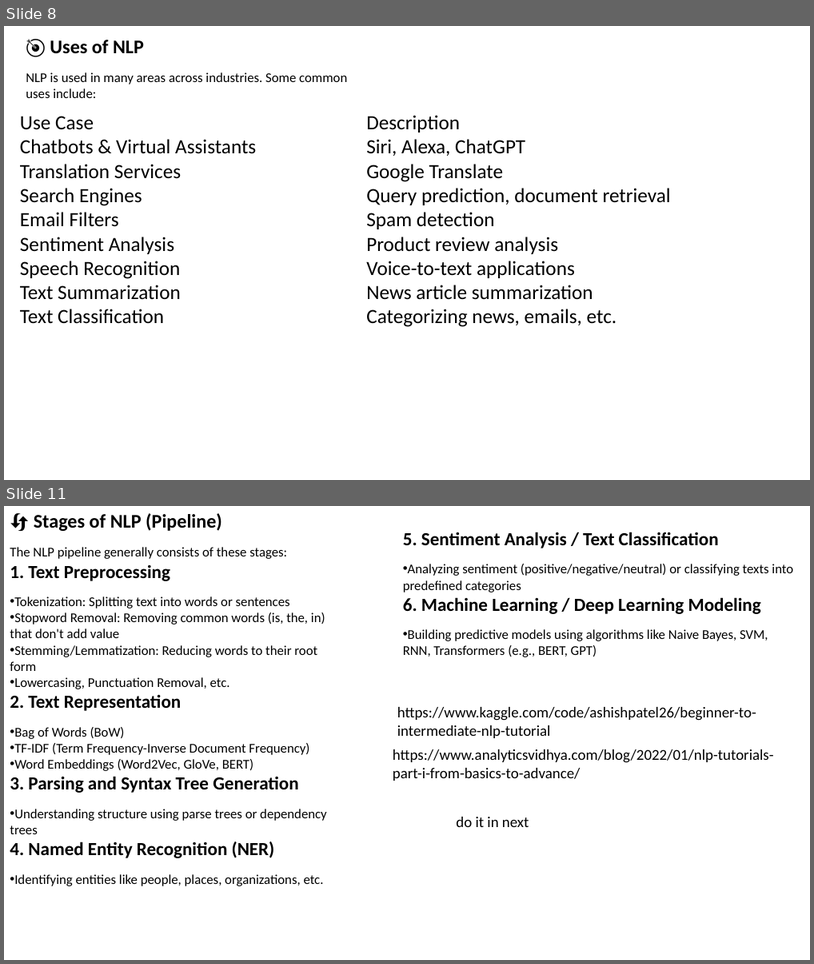
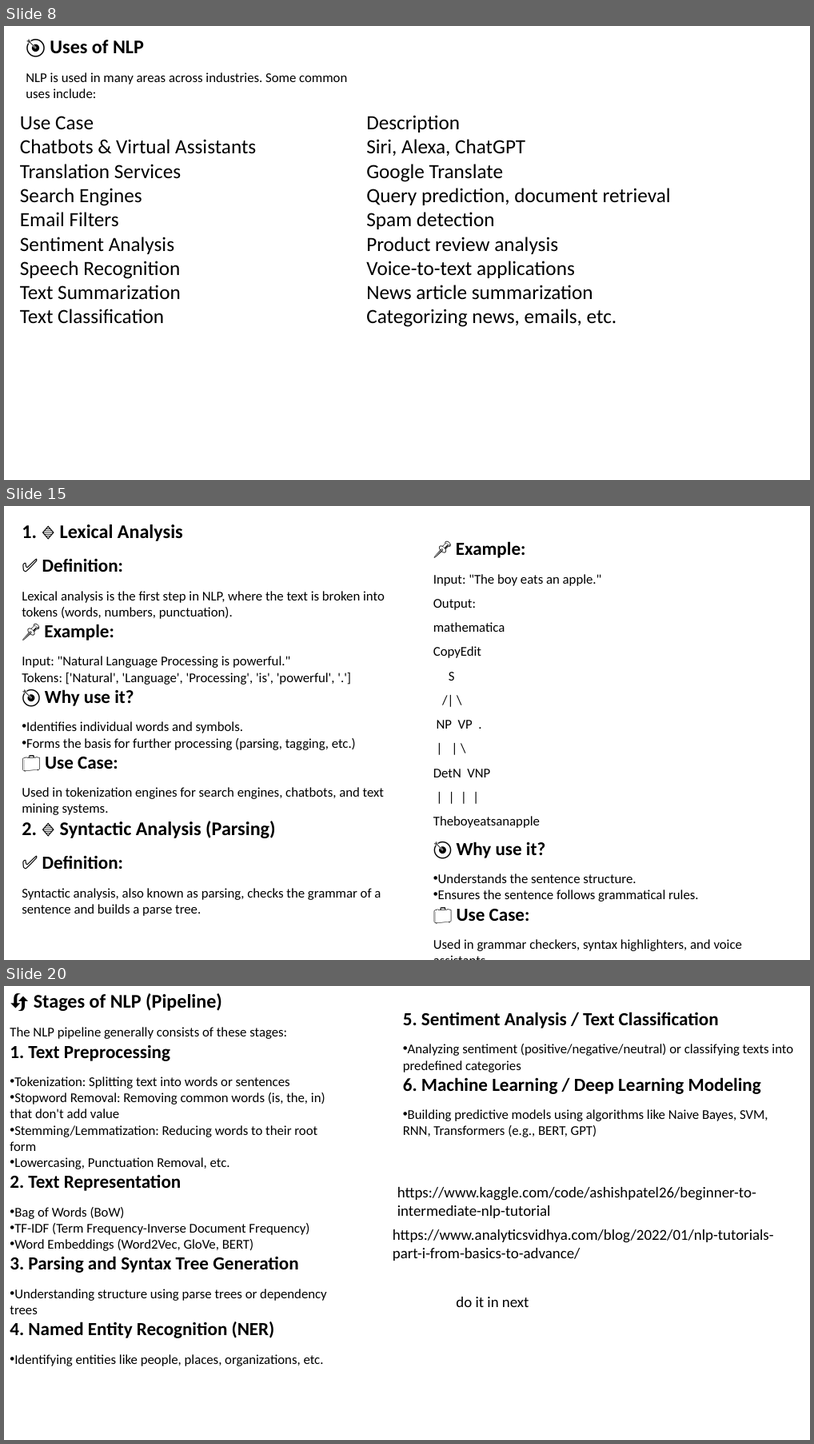
Before and after one commit to shahil04/ds_materials, a slide deck: 9.Deep_learning/class_11.0_NLP_text_preprocessing_.pptx. Shown one above the other, each under a label of ours: slides 8 and 11 before the commit, slides 8, 15 and 20 after it; the slides between them are not shown. The pictures are 814x964 and 814x1444 pixels, drawn with LibreOffice and Linux fonts; fonts in the diff are those of the drawing. Boxes give left, top, right and bottom in pixels: in the first picture for what was removed or moved away, otherwise in the second. Text is boxed around its words. In the diff, an @@ line names an element or a change of style, - is before the commit and + after.

```diff
--- a/9.Deep_learning/class_11.0_NLP_text_preprocessing_.pptx
+++ b/9.Deep_learning/class_11.0_NLP_text_preprocessing_.pptx
@@ slide 15 added at [4,506,810,960], background #FFFFFF @@
@@ text added at [22,524,385,916], 16 pt, text #000000 @@
+1. 🔹 Lexical Analysis
+✅ Definition:
+Lexical analysis is the first step in NLP, where the text is broken into tokens (words, numbers, punctuation).
+📌 Example:
+Input: "Natural Language Processing is powerful."
+Tokens: ['Natural', 'Language', 'Processing', 'is', 'powerful', '.']
+🎯 Why use it?
+• Identifies individual words and symbols.
+• Forms the basis for further processing (parsing, tagging, etc.)
+💼 Use Case:
+Used in tokenization engines for search engines, chatbots, and text mining systems.
+2. 🔹 Syntactic Analysis (Parsing)
+✅ Definition:
+Syntactic analysis, also known as parsing, checks the grammar of a sentence and builds a parse tree.
@@ text added at [434,541,743,951], 16 pt, text #000000 @@
+📌 Example:
+Input: "The boy eats an apple."
+Output:
+mathematica
+CopyEdit
+S
+/| \
+NP VP .
+| | \
+DetN VNP
+| | | |
+Theboyeatsanapple
+🎯 Why use it?
+• Understands the sentence structure.
+• Ensures the sentence follows grammatical rules.
+💼 Use Case:
+Used in grammar checkers, syntax highlighters, and voice assistants.
@@ what was slide 11 is now slide 20 @@
```
Also in this commit, not shown: 12 slides changed, 9 other slides added, 6 slides removed, 10 other files.
